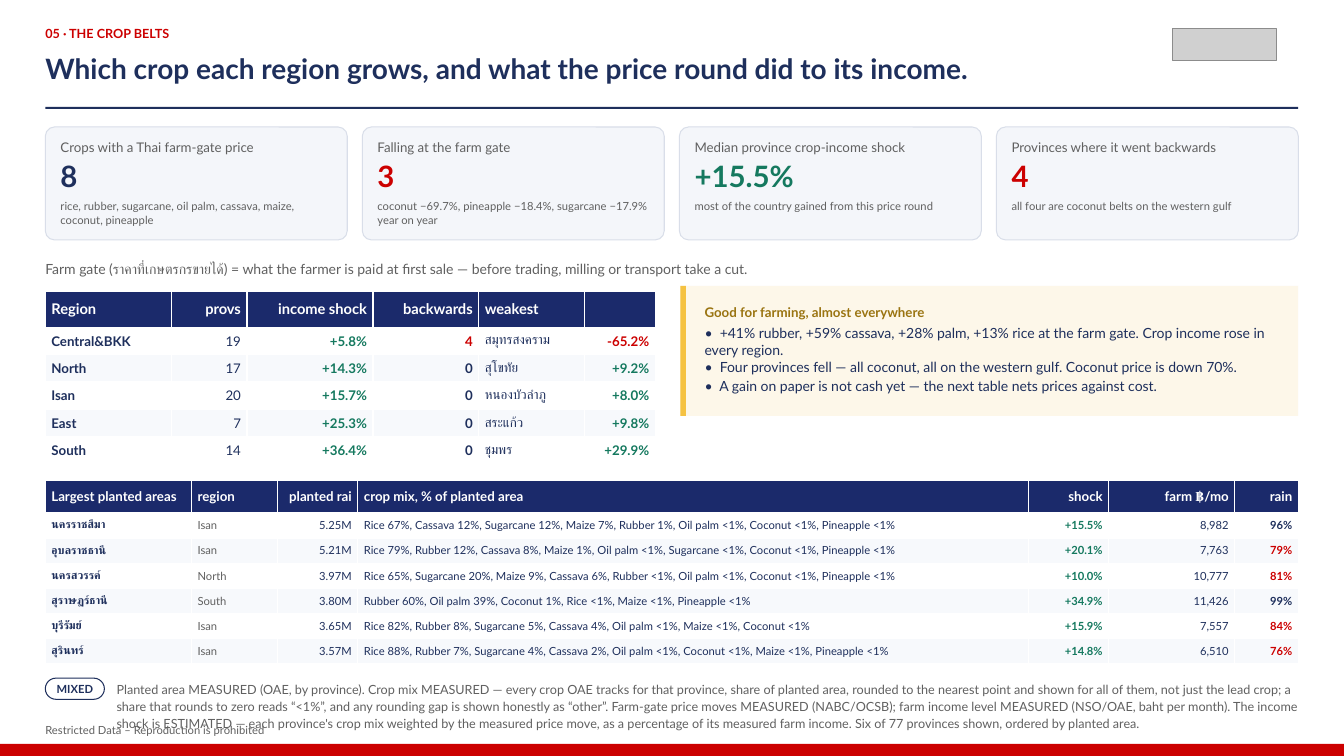
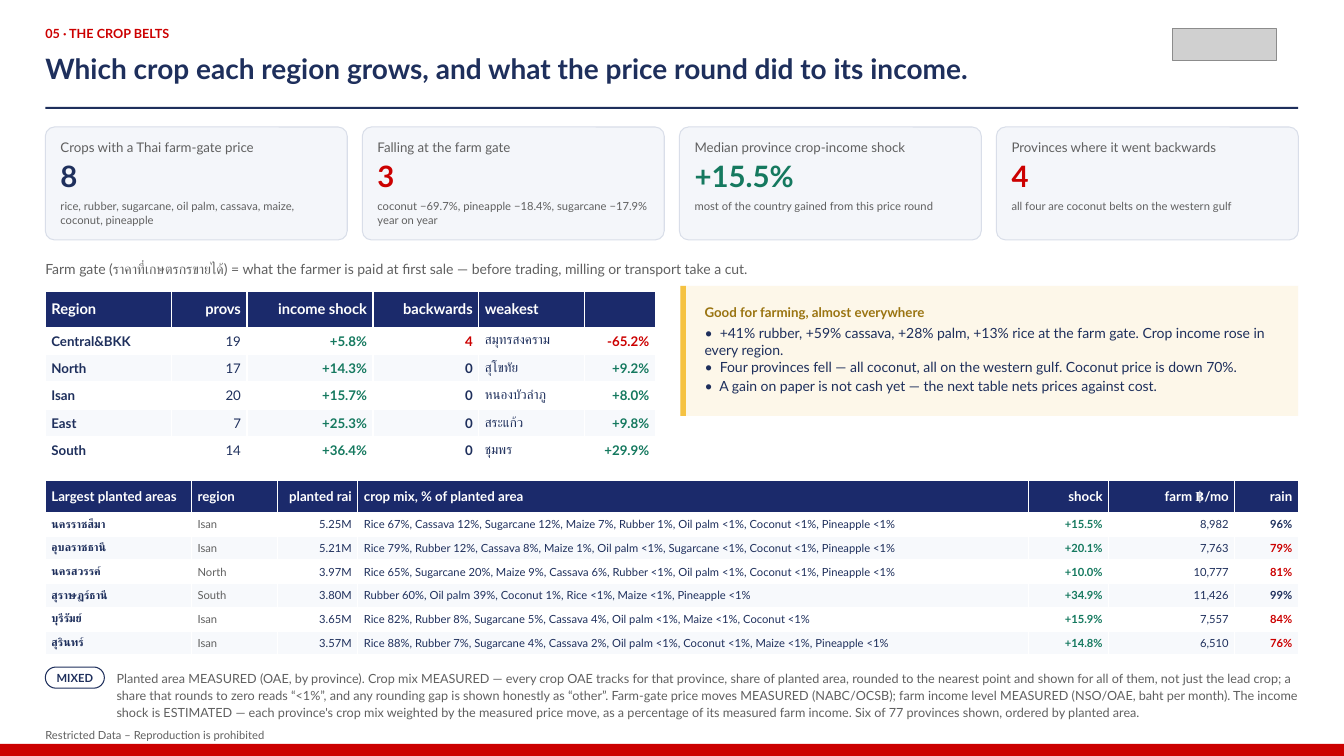
Before and after one commit to kaustavb2101/competitive-intel, a slide deck: slide 7 of docs/decks/mcom-2026-08-05-macro.pptx. Drawn at 1344x756 pixels with LibreOffice and Linux fonts; fonts in the diff are those of the drawing; grey boxes stand for pictures. Boxes give left, top, right and bottom in pixels: in the first picture for what was removed or moved away, otherwise in the second. Text is boxed around its words. In the diff, an @@ line names an element or a change of style, - is before the commit and + after.

```diff
--- a/docs/decks/mcom-2026-08-05-macro.pptx
+++ b/docs/decks/mcom-2026-08-05-macro.pptx
@@ table: place and size @@
-table at [45, 481, 1299, 664]
+table at [45, 481, 1299, 655]
@@ 2 texts, 1 rounded rectangle: place and size @@
-2 texts, 1 rounded rectangle at [45, 679, 1297, 731]
+2 texts, 1 rounded rectangle at [45, 667, 1297, 720]
@@ text "Restricted Data – Reproduction is ...": place and size @@
-text "Restricted Data – Reproduction is ..." at [45, 724, 265, 736]
+text "Restricted Data – Reproduction is ..." at [45, 731, 265, 741]
```
Also in this commit, not shown: 16 other slides changed, 10 other files.
